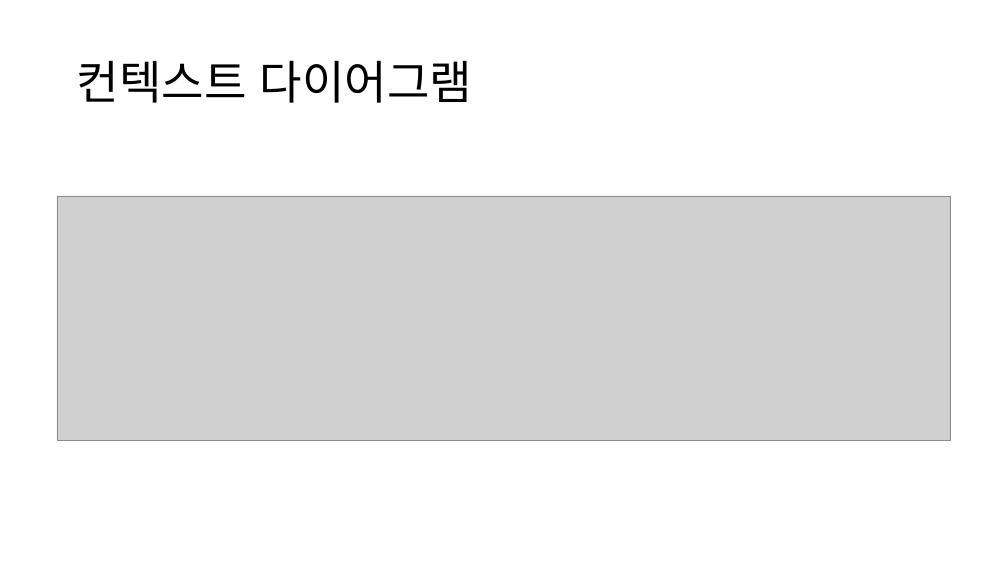
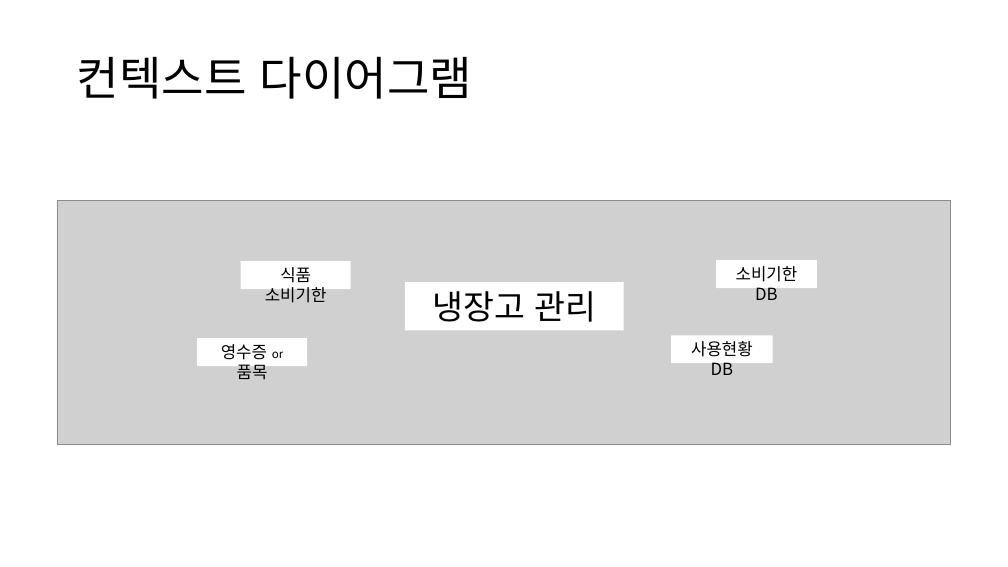
Before and after one commit to LumiereKANG/SW_development, a slide deck: slide 4 of ETC/프로젝트 제안서 7조.pptx. Drawn at 1008x567 pixels with LibreOffice and Linux fonts; fonts in the diff are those of the drawing; grey boxes stand for pictures. Boxes give left, top, right and bottom in pixels: in the first picture for what was removed or moved away, otherwise in the second. Text is boxed around its words. In the diff, an @@ line names an element or a change of style, - is before the commit and + after.

```diff
--- a/ETC/프로젝트 제안서 7조.pptx
+++ b/ETC/프로젝트 제안서 7조.pptx
@@ title "컨텍스트 다이어그램": place and size @@
-title "컨텍스트 다이어그램" at [77,60,472,103]
+title "컨텍스트 다이어그램" at [77,56,472,99]
@@ picture: place and size @@
-picture at [57,196,951,440]
+picture at [57,200,951,445]
@@ group added at [197,260,817,366]: 5 rectangles @@
+냉장고 관리
+식품 소비기한
+영수증 or 품목
+소비기한 DB
+사용현황 DB
```
Also in this commit, not shown: 6 other slides changed, 1 slide added, 2 slides removed.
